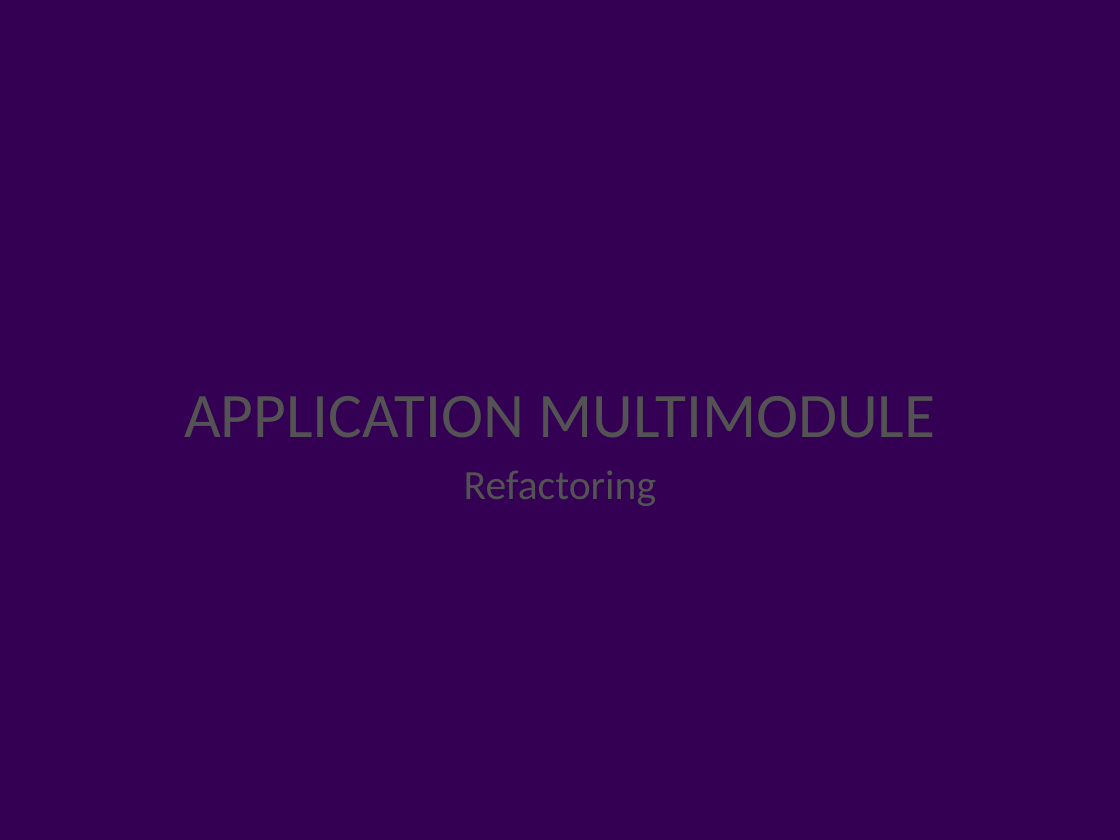
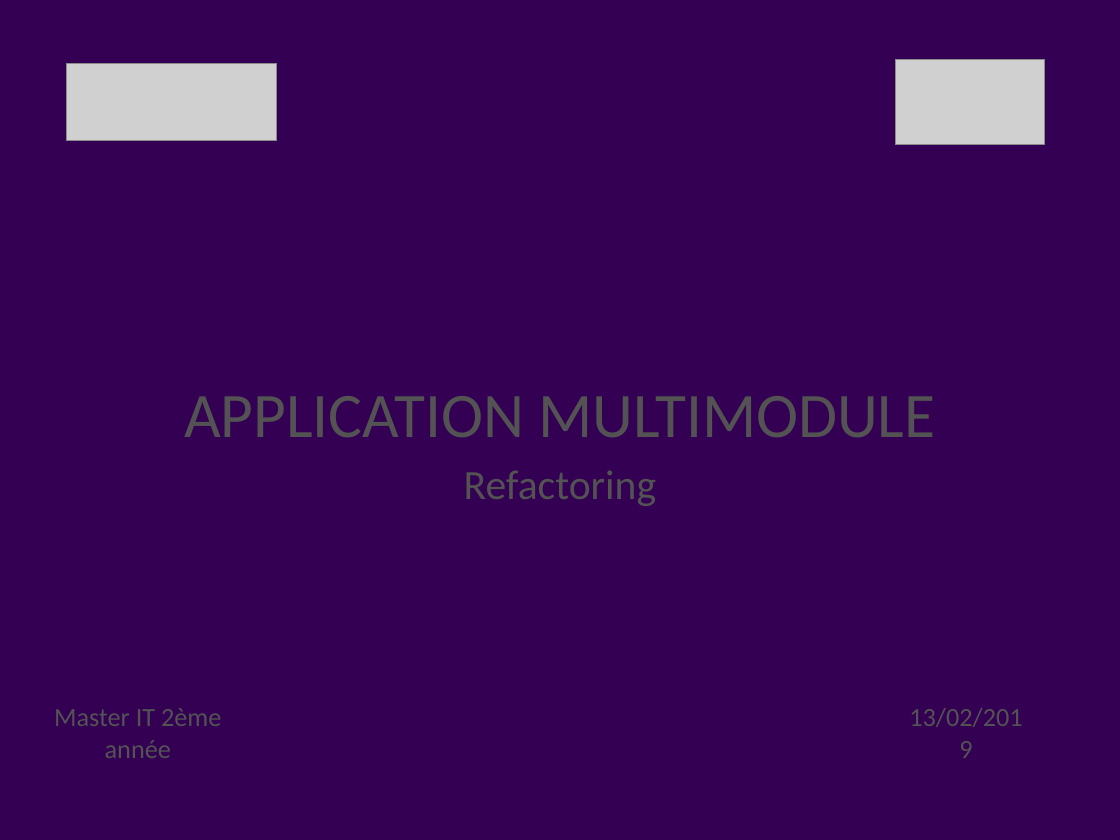
Before and after one commit to aminedarabid/multimoduleJPA, a slide deck: slide 1 of Doc/doc_app.pptx. Drawn at 1120x840 pixels with LibreOffice and Linux fonts; fonts in the diff are those of the drawing; grey boxes stand for pictures; background and template pictures are left out. Boxes give left, top, right and bottom in pixels: in the first picture for what was removed or moved away, otherwise in the second. Text is boxed around its words. In the diff, an @@ line names an element or a change of style, - is before the commit and + after.

```diff
--- a/Doc/doc_app.pptx
+++ b/Doc/doc_app.pptx
@@ picture added at box(896, 59, 1044, 144) @@
@@ picture added at box(66, 63, 276, 140) @@
@@ text added at box(54, 708, 221, 758), 24 pt, text #535353 @@
+Master IT 2ème année
@@ text added at box(909, 708, 1022, 727), 24 pt, text #535353 @@
+13/02/2019
```
Also in this commit, not shown: 2 other slides changed, 4 slides added, 1 other file.
